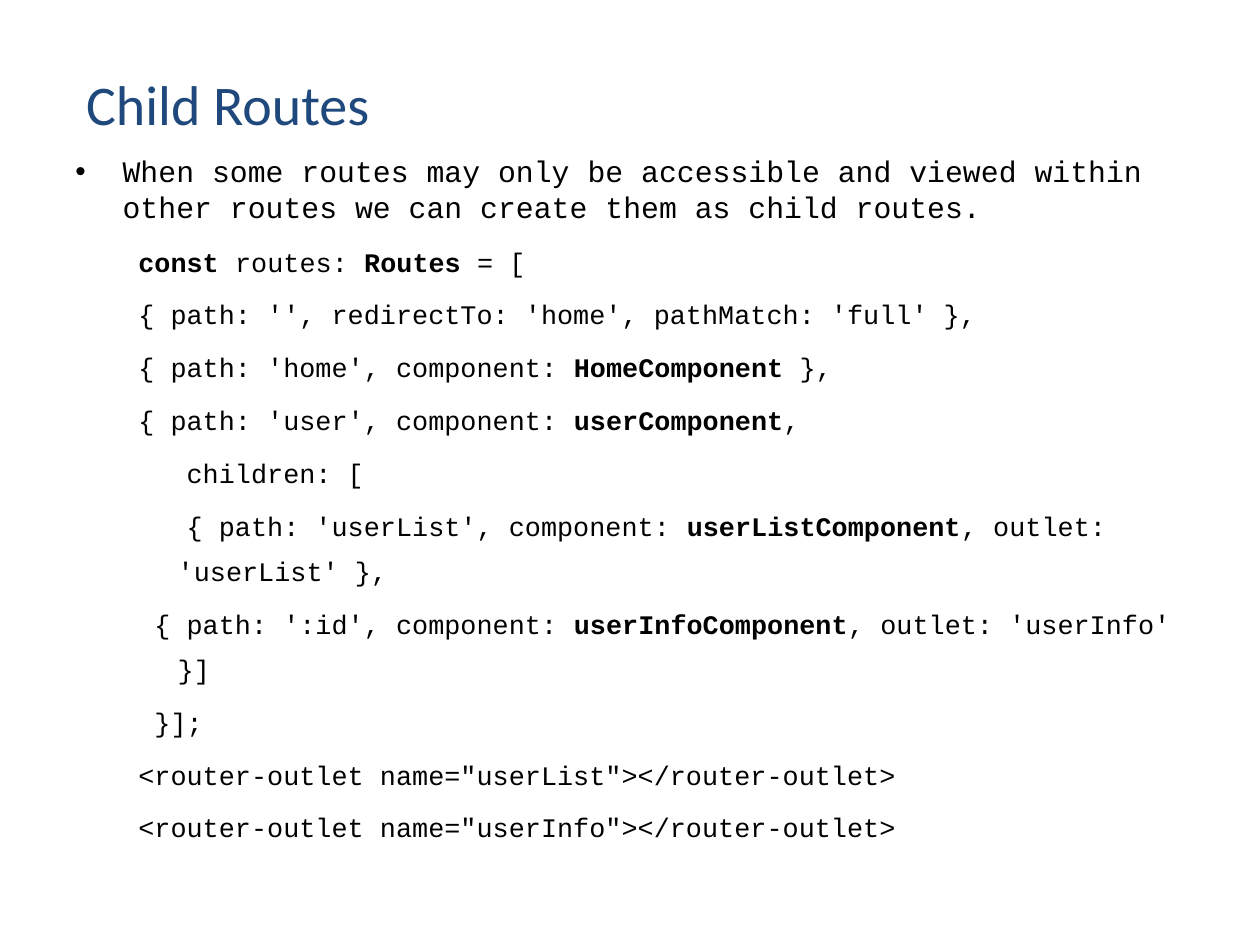
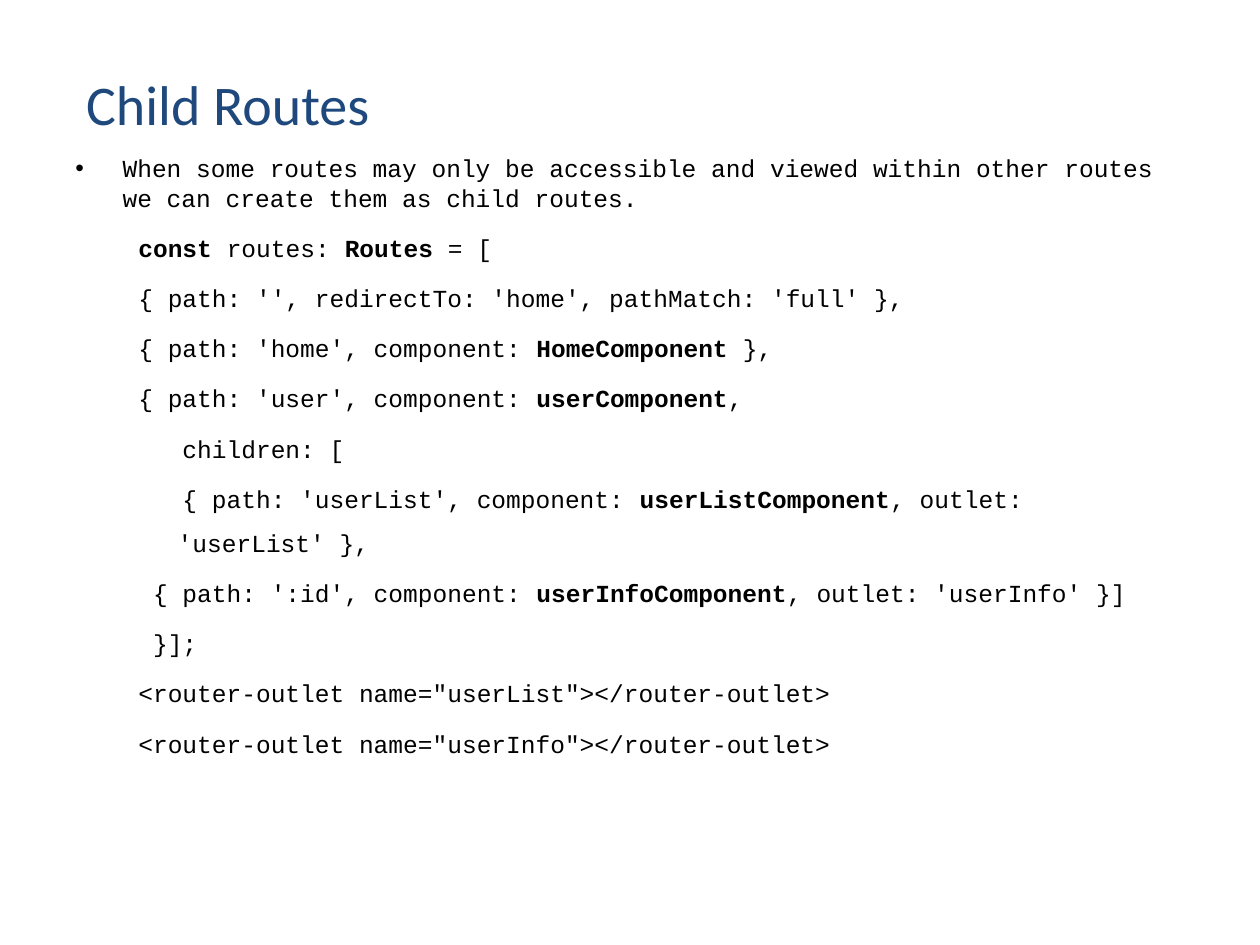
Before and after one commit to vishnumvn/AngularJS_Tut, a slide deck: slide 62 of Materials/Angular_Module02.ppt. Drawn at 1260x945 pixels with LibreOffice and Linux fonts; fonts in the diff are those of the drawing. Boxes give left, top, right and bottom in pixels: in the first picture for what was removed or moved away, otherwise in the second. Text is boxed around its words. In the diff, an @@ line names an element or a change of style, - is before the commit and + after.

```diff
--- a/Materials/Angular_Module02.ppt
+++ b/Materials/Angular_Module02.ppt
@@ text "When some routes may only ..." at [123, 159, 1152, 754]: size 17 to 14 pt in "When some routes may only be accessible ..."; size 15.3 to 14 pt in "const routes: Routes = [", "{ path: '', redirectTo: 'home', pathMatch: 'full' ...", "{ path: 'home', component: HomeComponent },", "{ path: 'user', component: userComponent," and 6 more places; less space between paragraphs; line spacing 1.4 to 1.5 @@
```
Also in this commit, not shown: 3 other slides changed, 33 other files.
